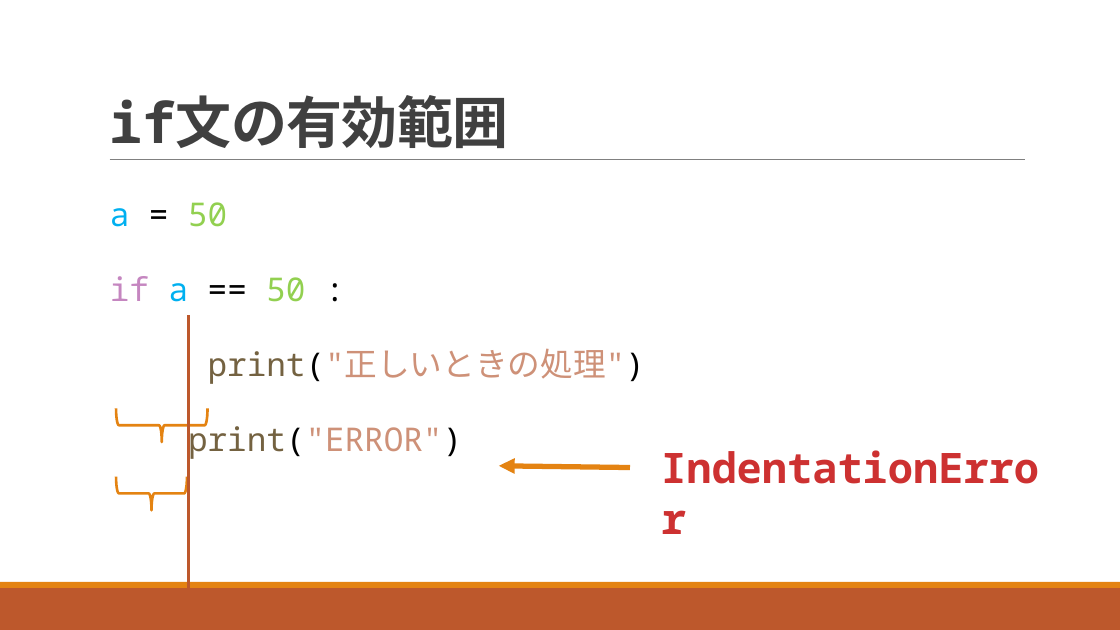
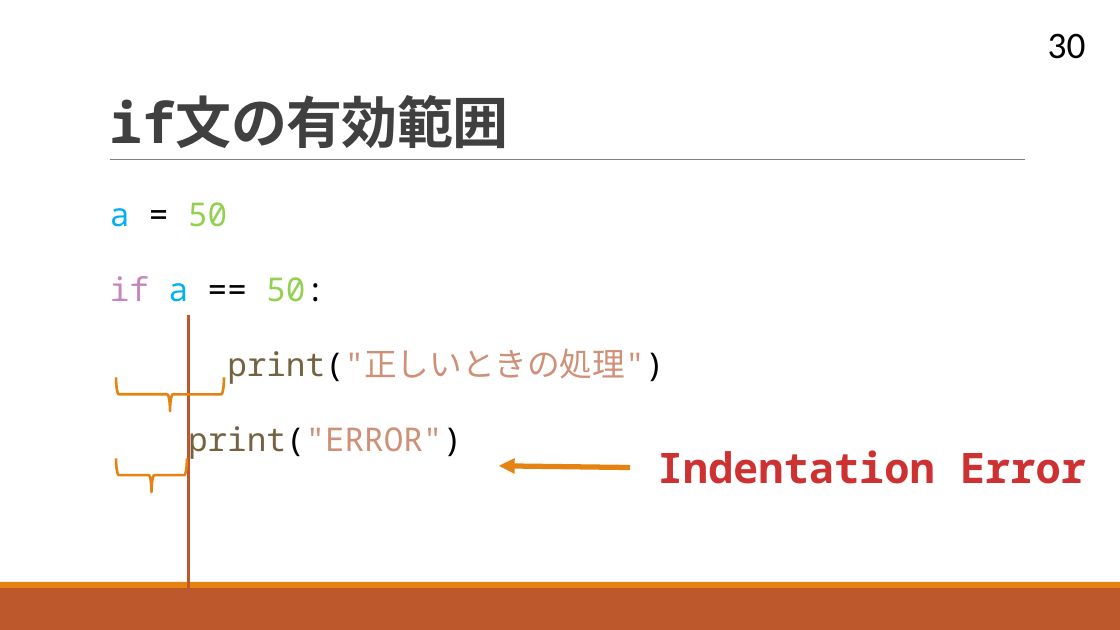
Before and after one commit to navy1634/Teach, a slide deck: slide 30 of 20230711/unit03.pptx (slide 29 before the commit). Drawn at 1120x630 pixels with LibreOffice and Linux fonts; fonts in the diff are those of the drawing. Boxes give left, top, right and bottom in pixels: in the first picture for what was removed or moved away, otherwise in the second. Text is boxed around its words. In the diff, an @@ line names an element or a change of style, - is before the commit and + after.

```diff
--- a/20230711/unit03.pptx
+++ b/20230711/unit03.pptx
@@ page number added at box(1048, 33, 1086, 59), 32 pt, text #000000 @@
+30
@@ text at box(110, 276, 325, 302): spaces changed @@
-  if a == 50 :
+  if a == 50:
@@ right brace: place and size @@
-right brace at box(116, 409, 208, 442)
+right brace at box(116, 378, 224, 411)
@@ right brace: place and size @@
-right brace at box(116, 476, 187, 510)
+right brace at box(116, 458, 187, 492)
@@ text at box(658, 450, 1086, 484): spaces changed @@
-IndentationError
+Indentation Error
```
Also in this commit, not shown: 50 other slides changed, 4 slides added, 1 other file.
